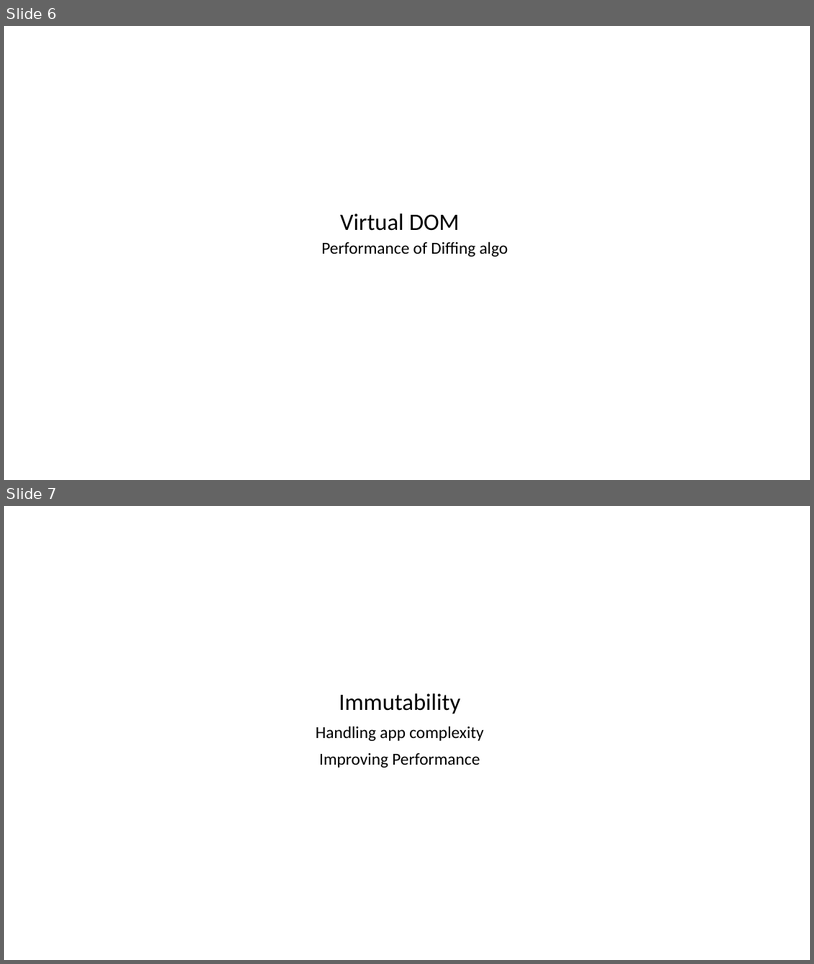
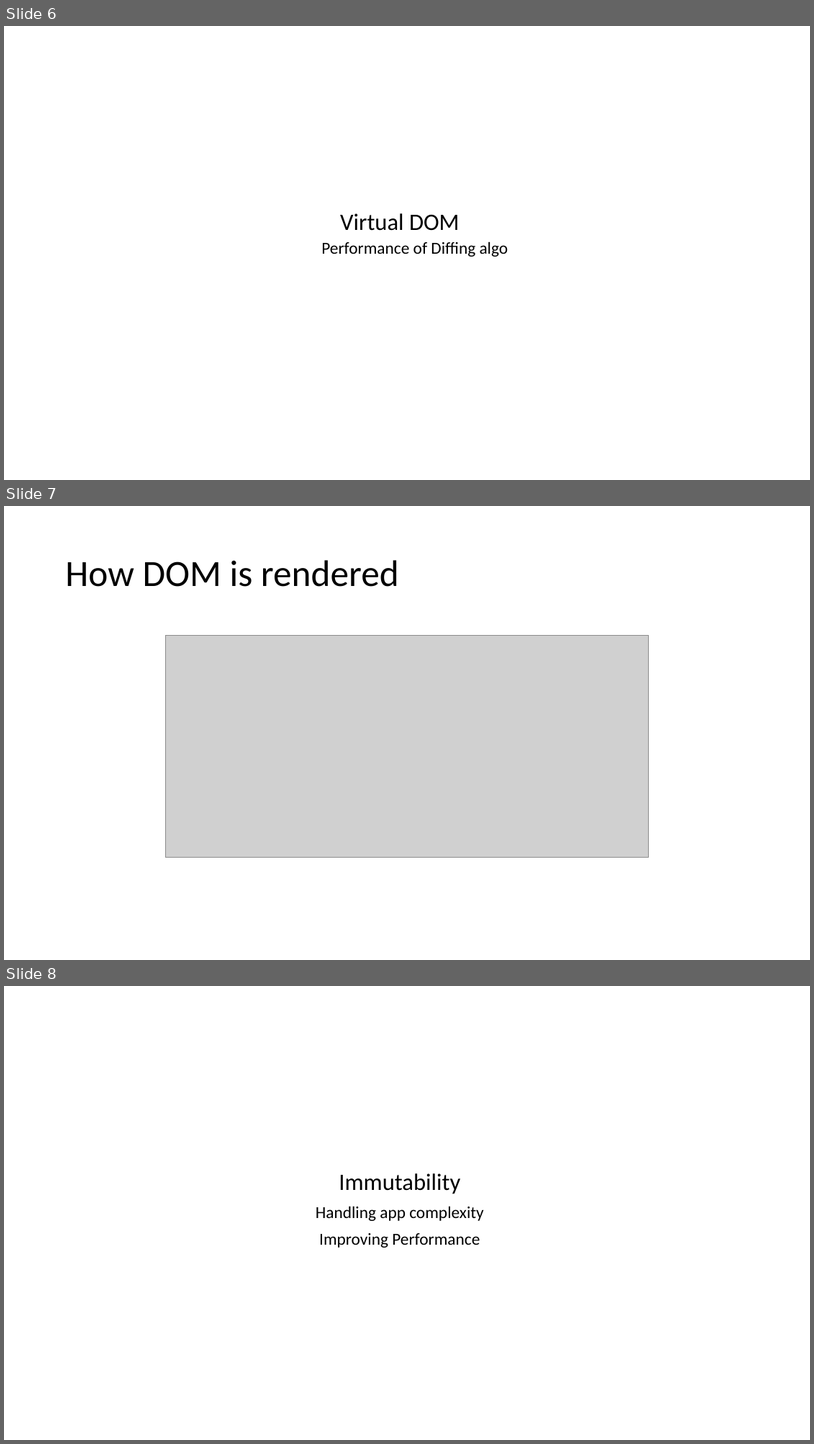
Before and after one commit to souvikbasu/react-training, a slide deck: React Training.pptx. Shown one above the other, each under a label of ours: slides 6 and 7 before the commit, slides 6, 7 and 8 after it. The pictures are 814x964 and 814x1444 pixels, drawn with LibreOffice and Linux fonts; fonts in the diff are those of the drawing; grey boxes stand for pictures. Boxes give left, top, right and bottom in pixels: in the first picture for what was removed or moved away, otherwise in the second. Text is boxed around its words. In the diff, an @@ line names an element or a change of style, - is before the commit and + after.

Commit message:
update ppt

```diff
--- a/React Training.pptx
+++ b/React Training.pptx
@@ slide 7 added at <box>4,506,810,960</box>, background #FFFFFF @@
@@ title added at <box>65,560,399,587</box>, 44 pt, text #000000 @@
+How DOM is rendered
@@ picture added at <box>165,635,649,857</box> @@
@@ what was slide 7 is now slide 8 @@
```
Also in this commit, not shown: 2 other slides added.
